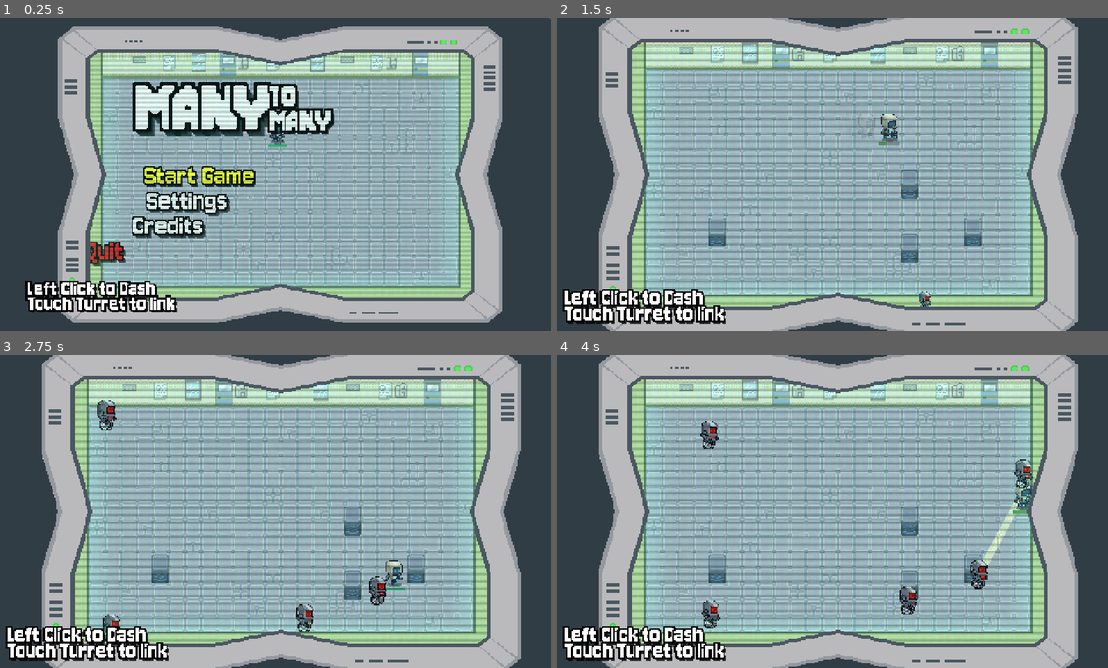
Above: before the commit, frames 1-4 (two rows, left to right).
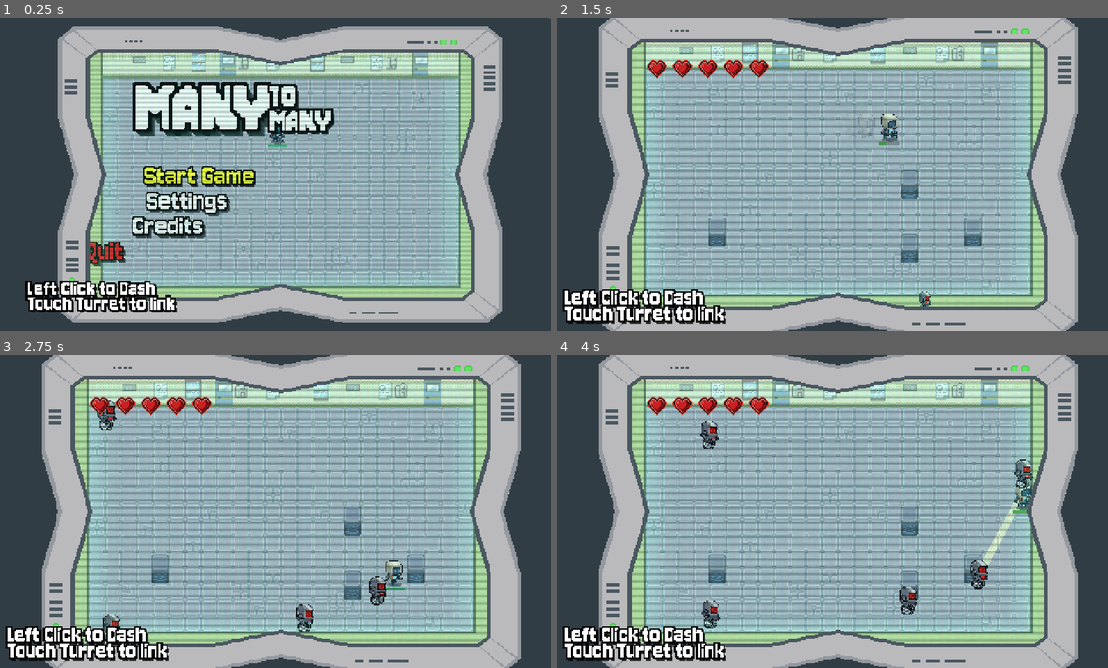
Above: after the commit, the same moments.

Repository: MaulIshak/gamedev-tv
Game: Godot game, scene res://scenes/gameplay.tscn
Same seed, same stepped clock (60 frames per second), same inputs: the game is played once before the commit and once after it. Sound files missing from this copy of the repository are replaced by a short silence.
Inputs (mouse positions are in pixels of both pictures, inside the frame that each line leads up to):
- Up to frame 1 (0.25 s): no input
- Up to frame 2 (1.5 s): click "Start Game" at 0.5 s; tap Enter at 1.25 s; move the mouse to (953, 158) at 1.27 s; hold D (move_right) from 1.28 s (still down); tap Shift (dash) at 1.35 s; click (953, 158) at 1.42 s
- Up to frame 3 (2.75 s): tap Enter at 2 s; move the mouse to (159, 527) at 2.02 s; release D (move_right) at 2.03 s; hold S (move_down) from 2.03 s (still down); tap Shift (dash) at 2.1 s
- Up to frame 4 (4 s): tap Enter at 2.75, 3.5 s; move the mouse to (887, 442) at 2.77 s; release S (move_down) at 2.78 s; hold D (move_right) 2.78-3.53 s; tap Shift (dash) at 2.85, 3.6 s; move the mouse to (804, 574) at 3.52 s; hold W (move_up) from 3.53 s (still down); click (804, 574) at 3.67 s

The runs differ from the first frame. In frame 2, 0.7% of the frame differs, in the area x 16-39%, y 13-20%; in frame 3, 0.7%; in frame 4, 0.7%.

Commit message:
menambahk health

Diff:
--- a/scenes/gameplay.tscn
+++ b/scenes/gameplay.tscn
@@ -19,6 +19,7 @@
 [ext_resource type="Script" path="res://scripts/camera_2d.gd" id="17_camera"]
 [ext_resource type="Shader" uid="uid://gg1csxl8vust" path="res://shaders/FontMenuShaders.gdshader" id="18_m6b5a"]
 [ext_resource type="FontFile" uid="uid://c47k78746onqy" path="res://assets/fonts/Jersey10-Regular.ttf" id="19_mesn4"]
+[ext_resource type="PackedScene" uid="uid://uftpnwdw4lxo" path="res://scenes/ui/hud.tscn" id="20_hud"]
 
 [sub_resource type="TileSetAtlasSource" id="TileSetAtlasSource_l1v76"]
 texture = ExtResource("1_00tan")
@@ -166,6 +167,9 @@
 
 [node name="HUD" type="CanvasLayer" parent="." unique_id=369524758]
 
+[node name="Hud" parent="HUD" unique_id=1918563118 instance=ExtResource("20_hud")]
+position = Vector2(69, 19)
+
 [node name="TileMapLayer" type="TileMapLayer" parent="." unique_id=1643582645]
 z_index = -2
 tile_map_data = PackedByteArray("AAAAAPv/AAABAAUAAAABAPv/AAABAAUAAAACAPv/AAAHAAQAAAADAPv/AAABAAUAAAAEAPv/AAAKAAQAAAAFAP …(8656 unchanged characters)…
@@ -234,6 +238,7 @@
 script = ExtResource("12_controller")
 
 [node name="MainMenu" parent="GUI" unique_id=1759698855 instance=ExtResource("11_menu")]
+visible = false
 offset_left = -163.0
 offset_top = -92.0
 offset_right = 101.0
--- a/scenes/ui/hud.tscn
+++ b/scenes/ui/hud.tscn
@@ -1,40 +1,20 @@
-[gd_scene format=3 uid="uid://n1ituixxtq35"]
+[gd_scene format=3 uid="uid://uftpnwdw4lxo"]
 
-[ext_resource type="FontFile" uid="uid://c47k78746onqy" path="res://assets/fonts/Jersey10-Regular.ttf" id="1_0mwgc"]
-[ext_resource type="Script" uid="uid://hudscript" path="res://scripts/ui/hud.gd" id="2_script"]
+[ext_resource type="Script" uid="uid://b1dal5eop43ij" path="res://scripts/ui/hud.gd" id="1_script"]
 
-[sub_resource type="FontVariation" id="FontVariation_q38wi"]
-base_font = ExtResource("1_0mwgc")
+[node name="Hud" type="Node2D" unique_id=1106156762]
+script = ExtResource("1_script")
 
-[node name="Hud" type="Node2D" unique_id=562169634]
-script = ExtResource("2_script")
-
-[node name="Control" type="Control" parent="." unique_id=1370921626]
+[node name="Control" type="Control" parent="." unique_id=691727310]
 layout_mode = 3
 anchors_preset = 0
-offset_top = -1.0
-offset_right = 259.0
-offset_bottom = 116.0
+offset_right = 480.0
+offset_bottom = 40.0
 
-[node name="Label" type="Label" parent="Control" unique_id=688755939]
+[node name="Hearts" type="HBoxContainer" parent="Control" unique_id=1891293216]
 layout_mode = 0
-offset_left = 16.0
-offset_top = 2.0
-offset_right = 131.0
-offset_bottom = 92.0
-theme_override_fonts/font = SubResource("FontVariation_q38wi")
-theme_override_font_sizes/font_size = 77
-text = "MANY"
-autowrap_mode = 2
-
-[node name="Label2" type="Label" parent="Control" unique_id=1771384470]
-layout_mode = 0
-offset_left = 166.0
-offset_top = 12.0
-offset_right = 286.0
-offset_bottom = 75.5625
-theme_override_constants/line_spacing = -13
-theme_override_fonts/font = SubResource("FontVariation_q38wi")
-theme_override_font_sizes/font_size = 34
-text = "TO
-MANY"
+offset_left = 8.0
+offset_top = 8.0
+offset_right = 8.0
+offset_bottom = 8.0
+theme_override_constants/separation = -10
--- a/scripts/player/player.gd
+++ b/scripts/player/player.gd
@@ -82,8 +82,8 @@
 	UpgradeManager.upgraded.connect(_on_upgrade_applied)
 	UpgradeManager.instant_effect_applied.connect(_on_instant_effect)
 	_update_dash_bar(0.0)
-	# # notify HUD of initial health
-	# GlobalEventBus.set_hearts(health, max_health)
+	# notify HUD of initial health
+	GlobalEventBus.set_hearts(health, max_health)
 
 func _process(_delta: float) -> void:
 	if is_immune:
@@ -278,18 +278,18 @@
 		health = 0
 		die()
 	# update HUD
-	# GlobalEventBus.set_hearts(health, max_health)
+	GlobalEventBus.set_hearts(health, max_health)
 
 func heal(amount: int) -> void:
 	health = min(health + amount, max_health)
-	# GlobalEventBus.set_hearts(health, max_health)
+	GlobalEventBus.set_hearts(health, max_health)
 
 func _apply_upgrade_stats() -> void:
 	walk_speed = _base_walk_speed + UpgradeManager.get_stat_add("walk_speed")
 	dash_cooldown = _base_dash_cooldown + UpgradeManager.get_stat_add("dash_cooldown")
 	immune_duration = _base_immune_duration
 	max_health = int(5.0 + UpgradeManager.get_stat_add("max_hp"))
-	# GlobalEventBus.set_hearts(health, max_health)
+	GlobalEventBus.set_hearts(health, max_health)
 
 func _on_upgrade_applied(_id: String, _new_level: int) -> void:
 	_apply_upgrade_stats()
@@ -307,6 +307,7 @@
 func reset_for_restart() -> void:
 	_apply_upgrade_stats()
 	health = max_health
+	GlobalEventBus.set_hearts(health, max_health)
 	is_immune = false
 	_immune_time_left = 0.0
 	_immune_blink_time_left = 0.0
--- a/scripts/ui/hud.gd
+++ b/scripts/ui/hud.gd
@@ -1,38 +1,55 @@
 extends Node2D
 
 @onready var control: Control = $Control
-var heart_tex: Texture = preload("res://assets/sprites/heart.png")
-var hearts_container: HBoxContainer
+@onready var hearts_container: HBoxContainer = $Control/Hearts
+
+var heart_tex: Texture = preload("res://assets/sprites/heartremake.png")
 var max_hearts: int = 0
 
 func _ready() -> void:
-	hearts_container = control.get_node_or_null("Hearts")
-	if hearts_container == null:
-		hearts_container = HBoxContainer.new()
-		hearts_container.name = "Hearts"
-		control.add_child(hearts_container)
-		# position inside Control
-		hearts_container.anchor_left = 0
-		hearts_container.anchor_top = 0
-		hearts_container.margin_left = 8
-		hearts_container.margin_top = 8
+	# Initially hide the HUD since the game boots to the Main Menu
+	visible = false
 
-	if GlobalEventBus.is_connected("hearts_changed", self, "_on_hearts_changed") == false:
-		GlobalEventBus.connect("hearts_changed", self, "_on_hearts_changed")
+	# Connect signals using modern Godot 4 Callable syntax
+	if not GlobalEventBus.hearts_changed.is_connected(_on_hearts_changed):
+		GlobalEventBus.hearts_changed.connect(_on_hearts_changed)
+	if not GlobalEventBus.play_requested.is_connected(_on_play_requested):
+		GlobalEventBus.play_requested.connect(_on_play_requested)
+	if not GlobalEventBus.main_menu_requested.is_connected(_on_main_menu_requested):
+		GlobalEventBus.main_menu_requested.connect(_on_main_menu_requested)
+	if not GlobalEventBus.restart_requested.is_connected(_on_restart_requested):
+		GlobalEventBus.restart_requested.connect(_on_restart_requested)
 
-	# initialize with default
-	_on_hearts_changed(0, 3)
+func _on_play_requested() -> void:
+	visible = true
 
-func _on_hearts_changed(current: int, max: int) -> void:
-	max_hearts = max
-	# clear existing
+func _on_main_menu_requested() -> void:
+	visible = false
+
+func _on_restart_requested() -> void:
+	visible = true
+
+func _on_hearts_changed(current: int, max_val: int) -> void:
+	max_hearts = max_val
+	# Clear existing heart textures
 	for child in hearts_container.get_children():
 		child.queue_free()
 
 	for i in range(max_hearts):
-		var tex = TextureRect.new()
-		tex.texture = heart_tex
-		tex.rect_min_size = Vector2(20, 20)
-		tex.stretch_mode = TextureRect.STRETCH_KEEP_ASPECT_CENTERED
-		tex.modulate = Color(1, 1, 1, 1) if i < current else Color(1, 1, 1, 0.25)
+		var atlas_tex := AtlasTexture.new()
+		atlas_tex.atlas = heart_tex
+
+		# Each heart in heartremake.png is 32x32:
+		# Left tile (0, 0, 32, 32) is the full red heart
+		# Right tile (32, 0, 32, 32) is the empty dark red outline heart
+		if i < current:
+			atlas_tex.region = Rect2(0, 0, 32, 32)
+		else:
+			atlas_tex.region = Rect2(32, 0, 32, 32)
+
+		var tex := TextureRect.new()
+		tex.texture = atlas_tex
+		tex.custom_minimum_size = Vector2(32, 32)
+		tex.stretch_mode = TextureRect.STRETCH_SCALE
+
 		hearts_container.add_child(tex)
Not shown, added: export_presets.cfg
